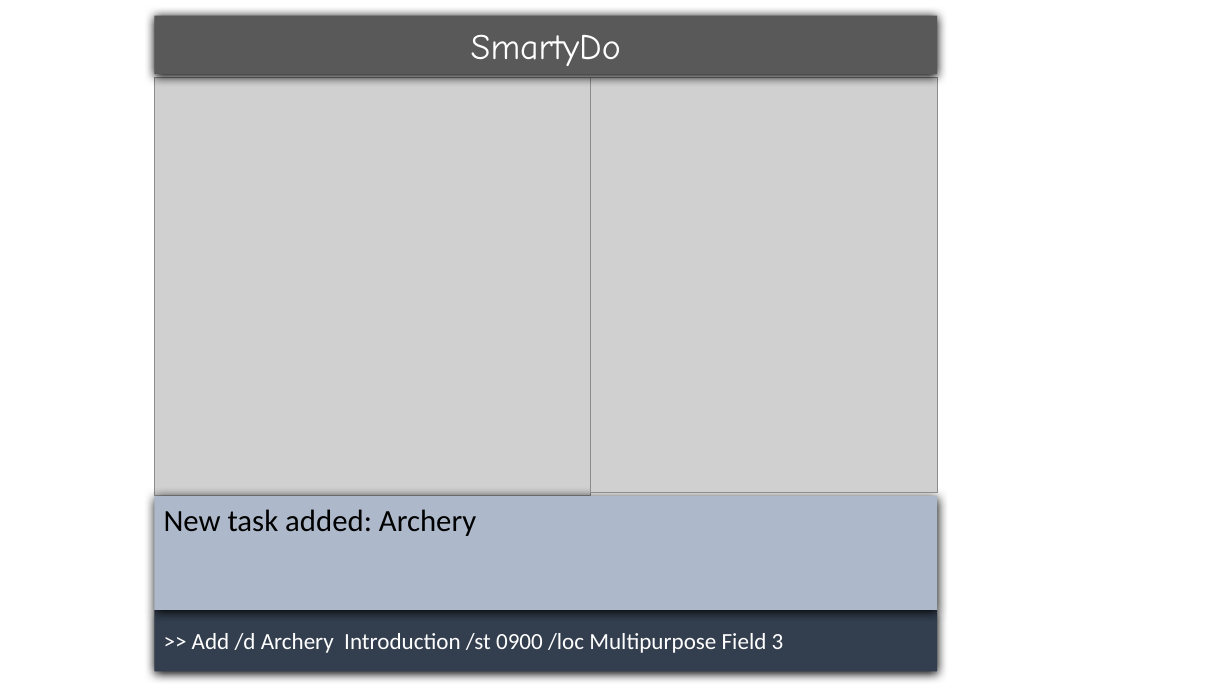
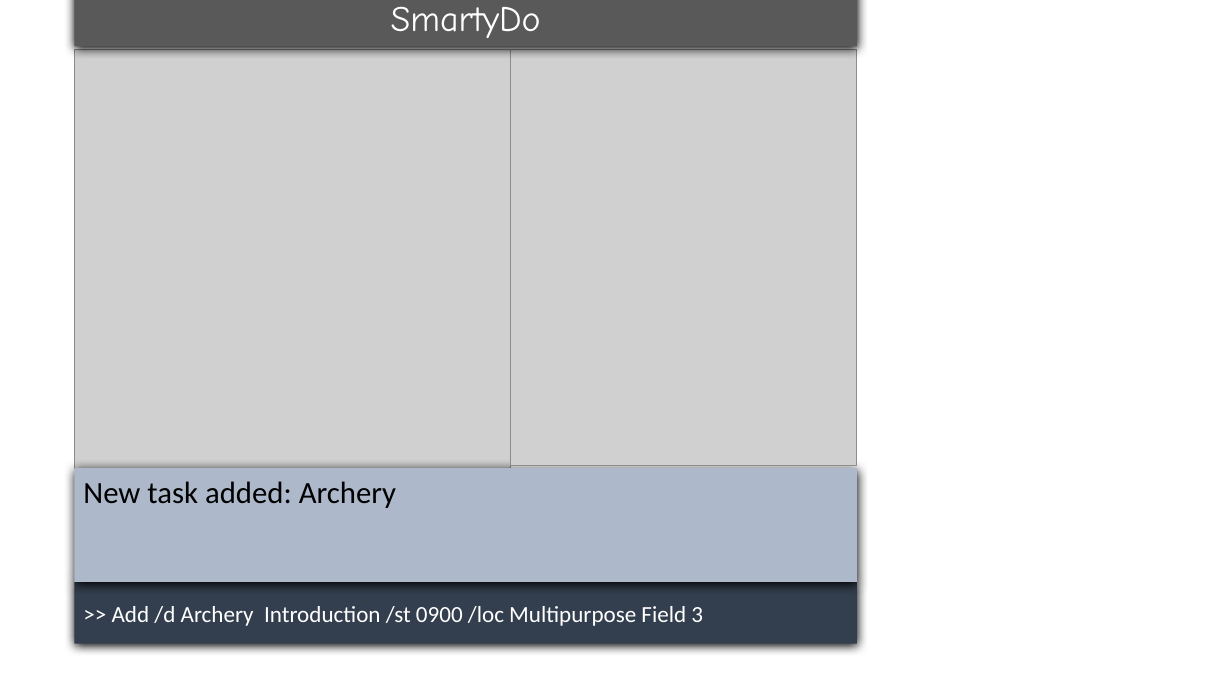
Before and after one commit to se-edu/addressbook-level4, a slide deck: slide 1 of docs/diagrams/UserGuide Drawings.pptx. Drawn at 1232x693 pixels with LibreOffice and Linux fonts; fonts in the diff are those of the drawing; grey boxes stand for pictures. Boxes give left, top, right and bottom in pixels: in the first picture for what was removed or moved away, otherwise in the second. Text is boxed around its words. In the diff, an @@ line names an element or a change of style, - is before the commit and + after.

```diff
--- a/docs/diagrams/UserGuide Drawings.pptx
+++ b/docs/diagrams/UserGuide Drawings.pptx
@@ 2 pictures, 2 rectangles: place and size @@
-2 pictures, 2 rectangles at (154, 16, 937, 672)
+2 pictures, 2 rectangles at (74, 0, 857, 644)
@@ rectangle "New task added: Archery": place and size @@
-rectangle "New task added: Archery" at (154, 496, 937, 610)
+rectangle "New task added: Archery" at (74, 469, 857, 582)
```
Also in this commit, not shown: 2 slides added, 3 other files.
